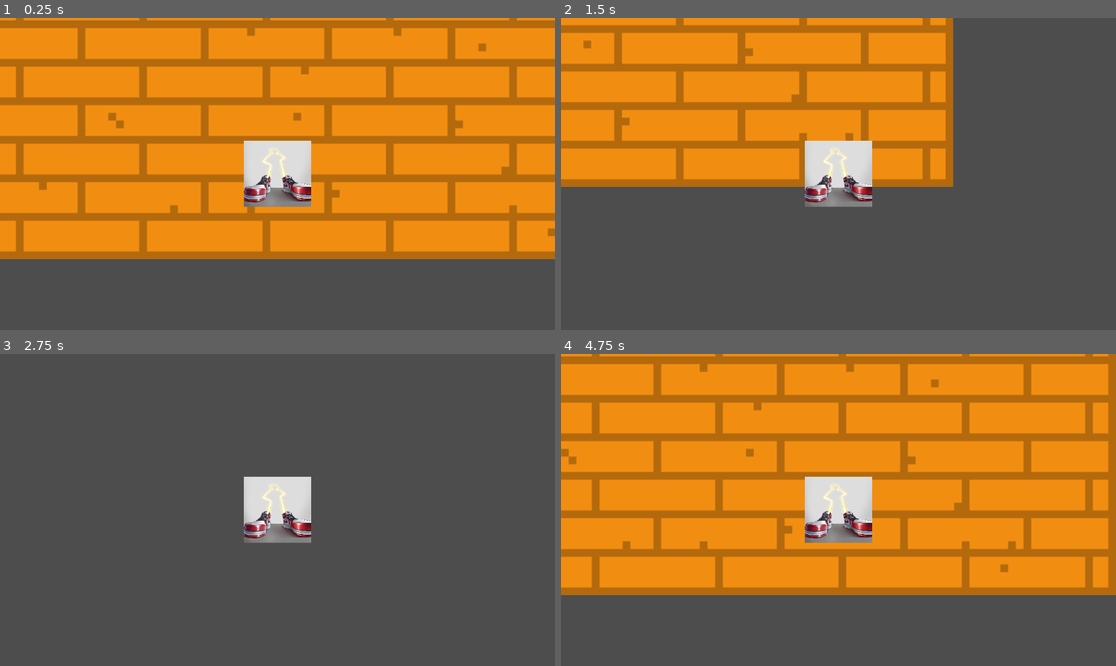
Above: before the commit, frames 1-4 (two rows, left to right).
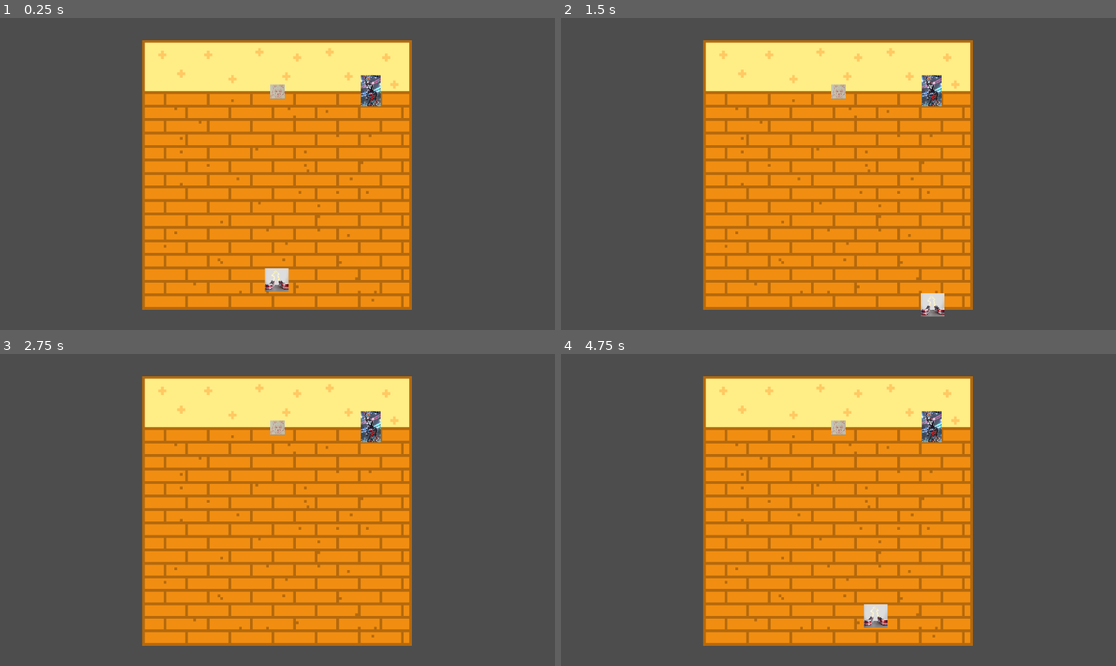
Above: after the commit, the same moments.

Repository: Shakmak7866/gmtkgamejam2026
Game: Godot game, scene res://rooms/bathroom.tscn
Same seed, same stepped clock (60 frames per second), same inputs: the game is played once before the commit and once after it. The project has no main scene, so this scene is started directly.
Inputs:
- Up to frame 1 (0.25 s): no input
- Up to frame 2 (1.5 s): tap Enter at 0.5 s; hold D (right) 0.53-1.28 s; tap T (todo_button) at 0.6, 1.35 s; hold S (down) from 1.28 s (still down)
- Up to frame 3 (2.75 s): release S (down) at 2.03 s; hold D (right) from 2.03 s (still down); tap T (todo_button) at 2.1 s
- Up to frame 4 (4.75 s): tap Space at 2.75 s; release D (right) at 2.78 s; hold W (up) 2.78-3.53 s; tap T (todo_button) at 2.85, 3.6, 4.35 s; hold A (left) from 3.53 s (still down)

The runs differ from the first frame. In frame 1, 72% of the frame differs, in the area x 0-100%, y 0-94%; in frame 2, 52%; in frame 3, 42%; in frame 4, 73%.

Commit message:
Fixed Camera for rooms

Diff:
--- a/player.tscn
+++ b/player.tscn
@@ -15,5 +15,3 @@
 [node name="Sprite2D" type="Sprite2D" parent="." unique_id=271233253]
 scale = Vector2(0.25, 0.25)
 texture = ExtResource("2_onrkg")
-
-[node name="Camera2D" type="Camera2D" parent="." unique_id=644381086]
--- a/rooms/bathroom.tscn
+++ b/rooms/bathroom.tscn
@@ -49,6 +49,9 @@
 scale = Vector2(0.12, 0.12)
 texture = ExtResource("5_3xuc0")
 
+[node name="Camera2D" type="Camera2D" parent="." unique_id=227771916]
+zoom = Vector2(0.35, 0.35)
+
 [connection signal="body_entered" from="Door" to="." method="_on_door_body_entered"]
 [connection signal="body_entered" from="Toothbrush" to="." method="_on_toothbrush_body_entered"]
 [connection signal="body_entered" from="Bath" to="." method="_on_bath_body_entered"]
--- a/rooms/bedroom.tscn
+++ b/rooms/bedroom.tscn
@@ -26,3 +26,6 @@
 position = Vector2(740, 150.5)
 scale = Vector2(1, 2.3203125)
 texture = ExtResource("5_g1xlt")
+
+[node name="Camera2D" type="Camera2D" parent="." unique_id=583784268]
+zoom = Vector2(0.35, 0.35)
--- a/rooms/diningRoom.tscn
+++ b/rooms/diningRoom.tscn
@@ -34,5 +34,8 @@
 [node name="Door" parent="." unique_id=626891781 instance=ExtResource("5_pq6ch")]
 position = Vector2(33, -664)
 
+[node name="Camera2D" type="Camera2D" parent="." unique_id=1016144619]
+zoom = Vector2(0.35, 0.35)
+
 [connection signal="body_entered" from="Dinner" to="." method="_on_dinner_body_entered"]
 [connection signal="body_entered" from="Door" to="." method="_on_door_body_entered"]
--- a/rooms/hallway.tscn
+++ b/rooms/hallway.tscn
@@ -19,4 +19,7 @@
 [node name="Door" parent="." unique_id=626891781 instance=ExtResource("4_bynws")]
 position = Vector2(-648, -406)
 
+[node name="Camera2D" type="Camera2D" parent="." unique_id=107203951]
+zoom = Vector2(0.35, 0.35)
+
 [connection signal="body_entered" from="Door" to="." method="_on_door_body_entered"]
--- a/rooms/hallwayEndless.tscn
+++ b/rooms/hallwayEndless.tscn
@@ -15,6 +15,8 @@
 [node name="CharacterBody2D" parent="." unique_id=1967203293 instance=ExtResource("2_mu402")]
 position = Vector2(603, 311)
 
+[node name="Camera2D" type="Camera2D" parent="CharacterBody2D" unique_id=588981827]
+
 [node name="Dunk" type="Sprite2D" parent="." unique_id=586236915]
 position = Vector2(1328.0001, 328.00003)
 scale = Vector2(0.495, 0.495)
--- a/rooms/hallwayNormal.tscn
+++ b/rooms/hallwayNormal.tscn
@@ -38,5 +38,7 @@
 [node name="CharacterBody2D" parent="." unique_id=1967203293 instance=ExtResource("2_8aicu")]
 position = Vector2(473, 128)
 
+[node name="Camera2D" type="Camera2D" parent="CharacterBody2D" unique_id=166205543]
+
 [connection signal="body_entered" from="BathroomDoor" to="." method="_on_bathroom_door_body_entered"]
 [connection signal="body_entered" from="BedroomDoor" to="." method="_on_bedroom_door_body_entered"]
--- a/rooms/kitchen.tscn
+++ b/rooms/kitchen.tscn
@@ -34,5 +34,8 @@
 scale = Vector2(1.285, 1.285)
 texture = ExtResource("5_hefk4")
 
+[node name="Camera2D" type="Camera2D" parent="." unique_id=796111041]
+zoom = Vector2(0.35, 0.35)
+
 [connection signal="body_entered" from="Door" to="." method="_on_door_body_entered"]
 [connection signal="body_entered" from="Dishes" to="." method="_on_dishes_body_entered"]
--- a/rooms/livingRoom.tscn
+++ b/rooms/livingRoom.tscn
@@ -33,5 +33,8 @@
 scale = Vector2(1.595, 1.595)
 texture = ExtResource("5_ckofh")
 
+[node name="Camera2D" type="Camera2D" parent="." unique_id=1453612959]
+zoom = Vector2(0.25, 0.25)
+
 [connection signal="body_entered" from="Door" to="." method="_on_door_body_entered"]
 [connection signal="body_entered" from="Desk" to="." method="_on_desk_body_entered"]
